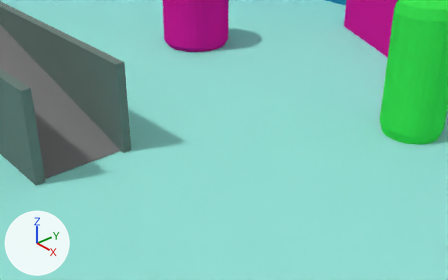
The Blender file src/models/table2.blend, before and after one commit.
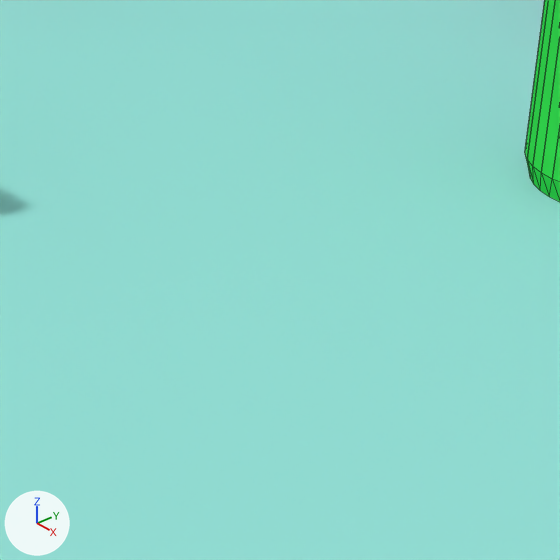
Old and new are each drawn from a 50 mm lens placed at (1.681, -1.614, 1.609), pointed at (-0.162, -0.011, 0.317) and again close up on the part from 39% to 88% of the width and 22% to 100% of the height. The axes (+X, +Y, +Z) are drawn at lower left. The lights are the same throughout. The close-ups show mesh edges as thin lines.
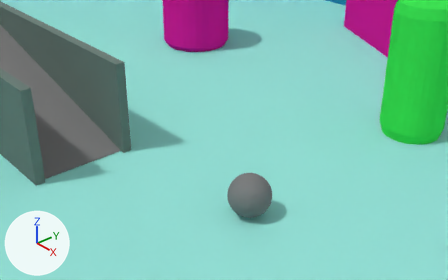
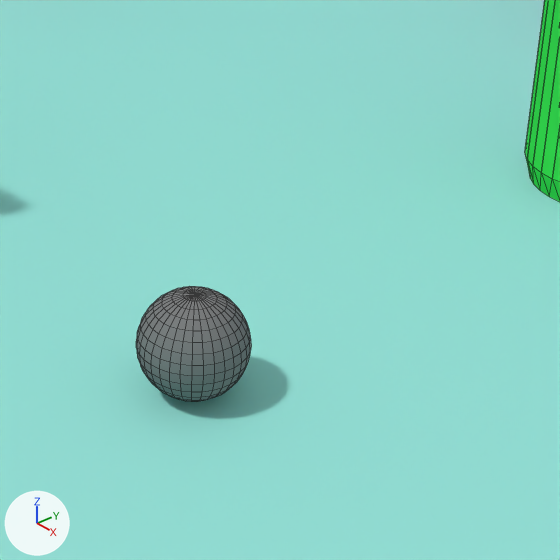
Location of each change, (x1, y1, x2, y2) in pixels of the close-ups (560 x 560 px):
'Sphere', added: after (136, 286, 251, 402)

The change, as a diff of the scene's bpy script:
```diff
--- a/src/models/table2.blend.py
+++ b/src/models/table2.blend.py
@@ me_sphere @@
+me_sphere.from_pydata(...)  # a UV sphere (32 segments, 16 rings, poles along z) spanning x -0.1..0.1, y -0.1..0.1, z -0.1..0.1
+me_sphere.materials.append(mat_material_011)  # grey #818181
@@ ob_sphere @@
+ob_sphere = bpy.data.objects.new('Sphere', me_sphere)
+ob_sphere.location = (0.0, 0.0, 0.1)
```
